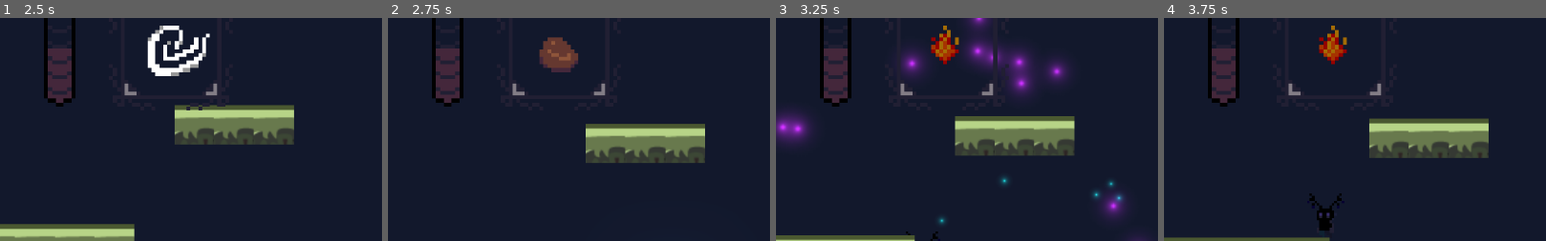
Above: before the commit, frames 1-4 (left to right).
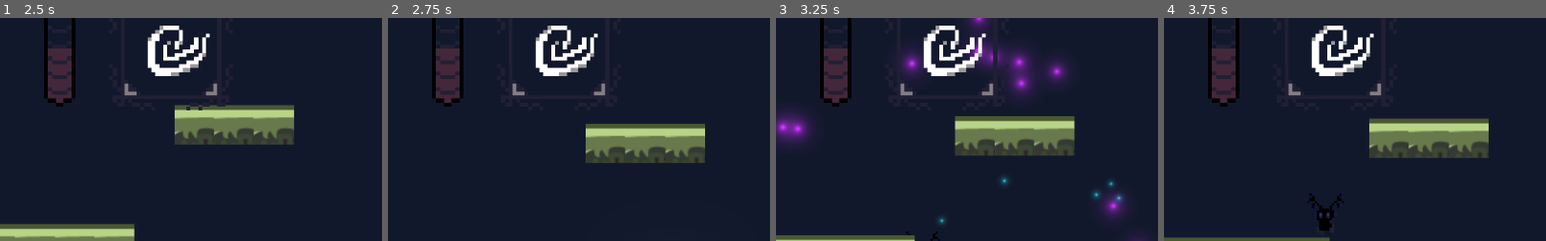
Above: after the commit, the same moments.

Repository: RPI-GameJamTeam/GodotProject
Game: Godot game, scene res://Scenes/MainScene.tscn
Same seed, same stepped clock (60 frames per second), same inputs: the game is played once before the commit and once after it.
Inputs:
- Up to frame 1 (2.5 s): hold W (up) 0.53-2.03 s; tap Shift (dash) at 0.6, 1.35, 2.1 s; tap Space (jump) at 0.77, 1.52 s; hold A (left) from 2.03 s (still down)
- Up to frame 2 (2.75 s): keep holding A (left)
- Up to frame 3 (3.25 s): keep holding A (left); tap Shift (dash) at 2.85 s; tap Space (jump) at 3.02 s
- Up to frame 4 (3.75 s): release A (left) at 3.53 s; hold S (down) from 3.53 s (still down); tap Shift (dash) at 3.6 s
The pictures show only the part of the screen within x 0-50%, y 9-59%; the shares and areas given below are measured in that part.

Frame 1 is identical in both runs. In frame 2, 2.4% of the frame differs, in the area x 38-55%, y 3-27%; in frame 3, 2.1%; in frame 4, 2.1%.
Error after the commit: Attempt to call function 'show' in base 'null instance' on a null instance. (res://Scripts/HUD.gd:15)

Commit message:
shader and tilemap

Diff:
--- /dev/null
+++ b/Game Jam/Scenes/TileMap.tscn
@@ -0,0 +1,39 @@
+[gd_scene load_steps=5 format=2]
+
+[ext_resource path="res://Asset/tile/tilemap.png" type="Texture" id=1]
+
+[sub_resource type="OccluderPolygon2D" id=1]
+polygon = PoolVector2Array( 32, 32, 0, 32, 0, 0, 32, 0 )
+
+[sub_resource type="ConvexPolygonShape2D" id=2]
+points = PoolVector2Array( 32, 32, 0, 32, 0, 0, 32, 0 )
+
+[sub_resource type="TileSet" id=3]
+0/name = "tilemap.png 0"
+0/texture = ExtResource( 1 )
+0/tex_offset = Vector2( 0, 0 )
+0/modulate = Color( 1, 1, 1, 1 )
+0/region = Rect2( 0, 0, 32, 32 )
+0/tile_mode = 0
+0/occluder_offset = Vector2( 0, 0 )
+0/occluder = SubResource( 1 )
+0/navigation_offset = Vector2( 0, 0 )
+0/shape_offset = Vector2( 0, 0 )
+0/shape_transform = Transform2D( 1, 0, 0, 1, 0, 0 )
+0/shape = SubResource( 2 )
+0/shape_one_way = false
+0/shape_one_way_margin = 1.0
+0/shapes = [ {
+"autotile_coord": Vector2( 0, 0 ),
+"one_way": false,
+"one_way_margin": 1.0,
+"shape": SubResource( 2 ),
+"shape_transform": Transform2D( 1, 0, 0, 1, 0, 0 )
+} ]
+0/z_index = 0
+
+[node name="TileMap" type="TileMap"]
+tile_set = SubResource( 3 )
+cell_size = Vector2( 32, 32 )
+format = 1
+tile_data = PoolIntArray( -393215, 0, 0, -327679, 0, 0, -262143, 0, 0, -196607, 0, 0, -131071, 0, 0, -65535, 0, 0, -65534, 0, 0, -65533, 0, 0, -65532, 0, 0, -65531, 0, 0, -65530, 0, 0, -65529, 0, 0, -65528, 0, 0, -65527, 0, 0, -65526, 0, 0, -65525, 0, 0, -65524, 0, 0, -65523, 0, 0, -65522, 0, 0, -65521, 0, 0, -65520, 0, 0, -65519, 0, 0, -65518, 0, 0, -65517, 0, 0 )
--- a/Game Jam/Scripts/HUD.gd
+++ b/Game Jam/Scripts/HUD.gd
@@ -12,6 +12,7 @@
 
 func _ready():
 	self.show()
+	get_parent().get_parent().get_node("Shader/ColorRect").show()
 	get_parent().get_parent().get_node("Player").connect("ElementTransition",self, "onElementChanged")
 
 func onElementChanged(value):
Binary file added: Game Jam/Asset/tile/tilemap.png
Not shown, added: Game Jam/Asset/tile/tilemap.png.import
